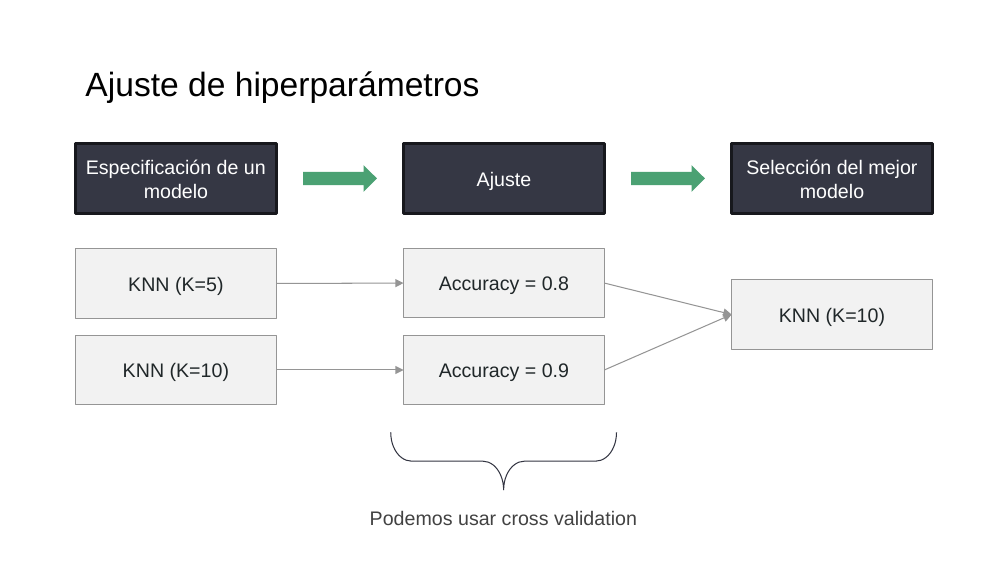
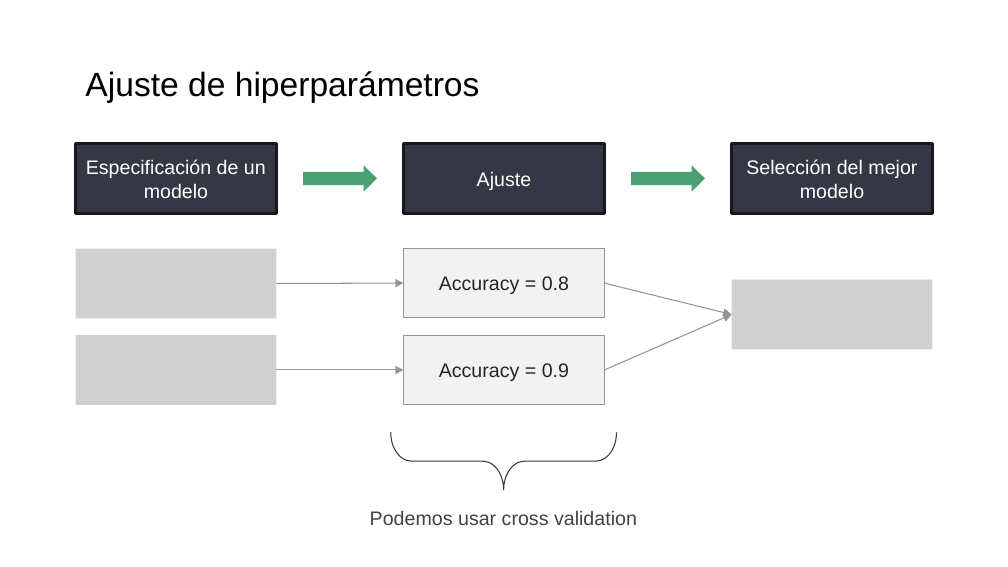
Before and after one commit to DCSCyHD/2023_modulo_3, a slide deck: slide 18 of clase6/teorica_6.pptx. Drawn at 1008x567 pixels with LibreOffice and Linux fonts; fonts in the diff are those of the drawing; grey boxes stand for pictures. Boxes give left, top, right and bottom in pixels: in the first picture for what was removed or moved away, otherwise in the second. Text is boxed around its words. In the diff, an @@ line names an element or a change of style, - is before the commit and + after.

```diff
--- a/clase6/teorica_6.pptx
+++ b/clase6/teorica_6.pptx
@@ rectangle removed at (76,249,276,319) @@
-KNN (K=5)
@@ picture added at (76,249,276,319) @@
@@ rectangle removed at (732,279,932,349) @@
-KNN (K=10)
@@ picture added at (732,279,932,349) @@
@@ rectangle removed at (76,336,276,405) @@
-KNN (K=10)
@@ picture added at (76,336,276,405) @@
```
Also in this commit, not shown: 2 other slides changed, 6 other files.
